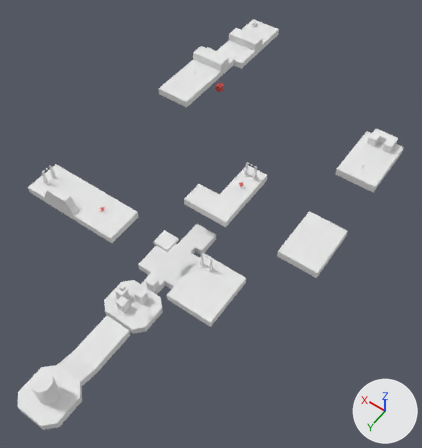
An edit to the Blender file etc/blend/levels/Air.blend, drawn before and after from the same camera.
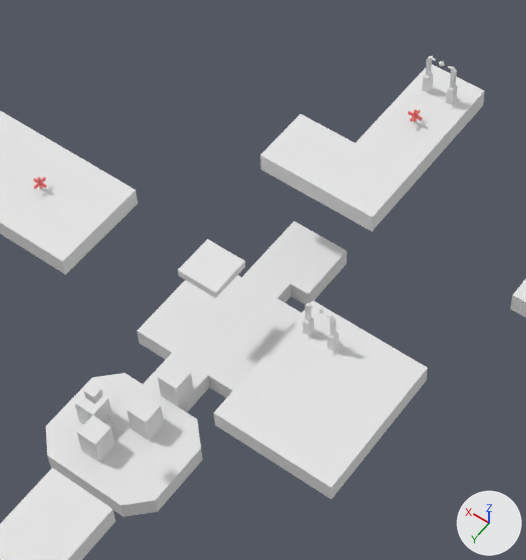
The first picture shows the older version from a 50 mm camera at (-43.8, 63.8, 55.8) aimed at (-17.4, 26.9, -2.2). The close-ups show both versions on the part from 21% to 67% of the width and 32% to 78% of the height of that picture; other places that the commit changed are outside them. Lighting does not change. The marker at lower right points along +X, +Y and +Z.

In view in the first close-up: 'Air_b0', 'Air_b10', 'Air_b2', 'Air_b3', 'Air_b4', 'Air_b9', 'Checkpoint.001', 'Checkpoint.002', 'Crate', 'Crate.002', 'Crate.003', 'Crate.004'.
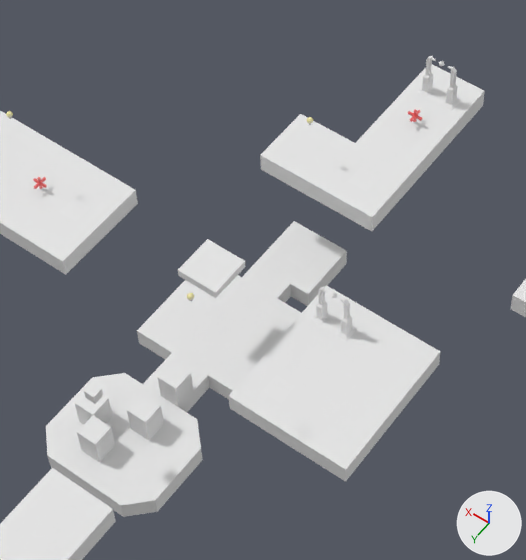
Where the change shows, as pixel boxes [x1, y1, x2, y2] in the close-ups (526 x 560 px):
```json
{"object": "Air_b3", "change": "moved", "before": [214, 301, 428, 499], "after": [229, 285, 440, 482]}
{"object": "Checkpoint.001", "change": "moved", "before": [297, 302, 344, 357], "after": [311, 287, 357, 341]}
{"object": "Light.003", "change": "added", "after": [187, 293, 194, 301]}
```

Edits to the scene script, one JSON object a line:
```json
{"op": "add", "block": "img_icon_light_png", "code": ["img_icon_light_png = load_image('Icon_Light.png', '../Icon_Light.png', 808, 763, 'Non-Color')"]}
{"op": "add", "block": "mat_icon_light_png", "code": ["mat_icon_light_png = principled_material('Icon_Light.png')", "mat_icon_light_png.texture = img_icon_light_png"]}
{"op": "add", "block": "me_light_003", "code": ["me_light_003 = bpy.data.meshes.new('Light.003')", "me_light_003.from_pydata(...)  # 74 vertices, 80 faces; spans x -0.146..0.146, y -0.146..0.146, z -0.273..0.146", "me_light_003.materials.append(mat_icon_light_png)  # picture img_icon_light_png"]}
{"op": "set", "path": "ob_checkpoint_001.location", "old": "(-21.5, 33.5, 0.66)", "new": "(-21.5, 32.5, 0.66)"}
{"op": "set", "path": "ob_air_b3.location", "old": "(-15.5, 32.5, 1.0)", "new": "(-15.5, 31.5, 1.0)"}
{"op": "add", "block": "ob_light_003", "code": ["ob_light_003 = bpy.data.objects.new('Light.003', me_light_003)", "ob_light_003.location = (-19.16, 38.67, 6.75)"]}
```
